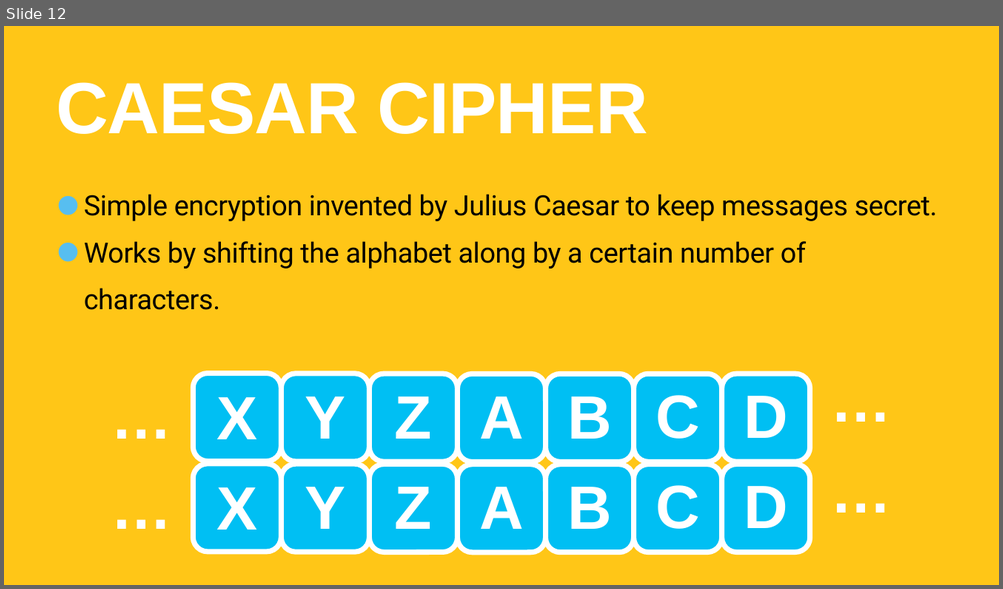
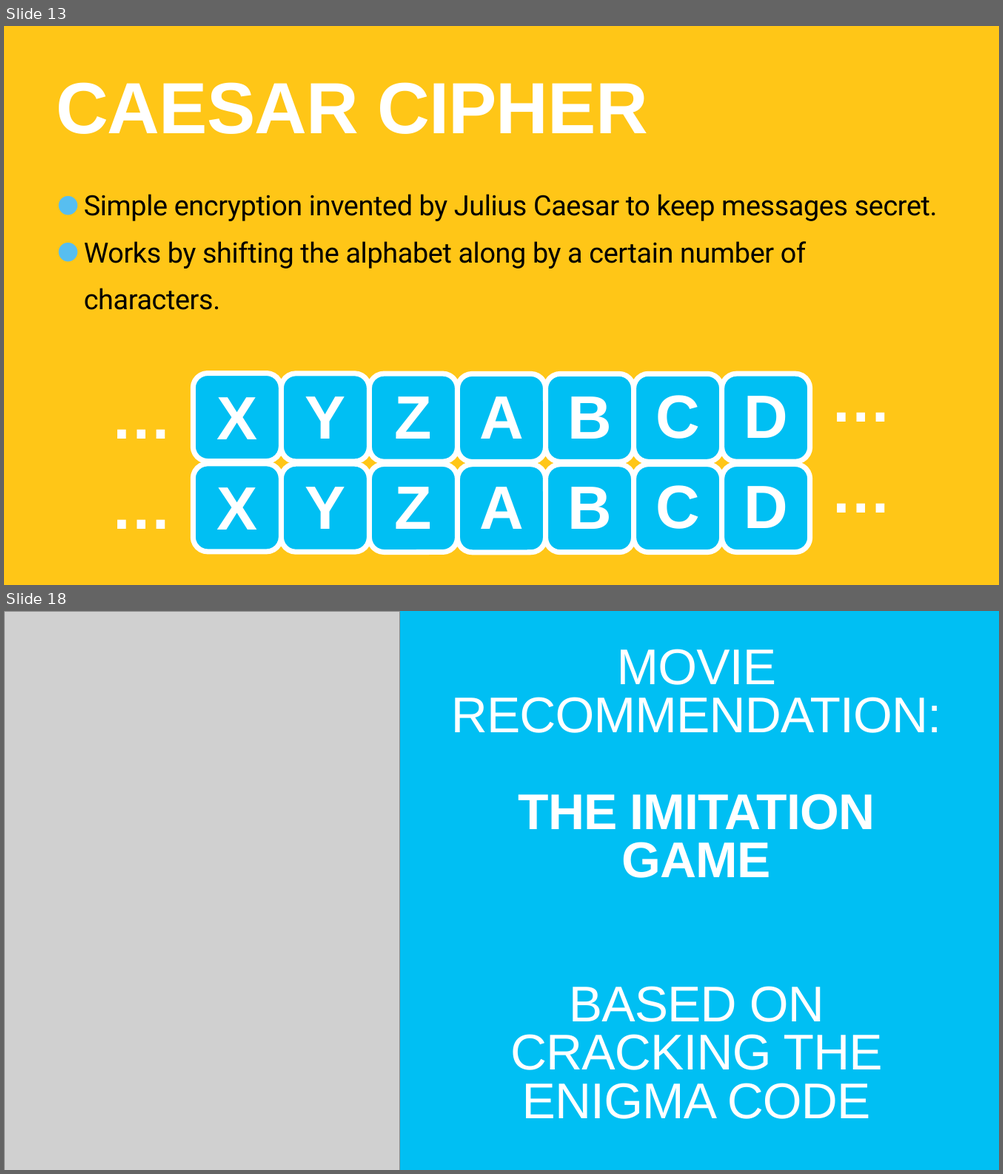
Before and after one commit to TommyWoodley/teaching, a slide deck: Y10/L2/L2.pptx. Shown one above the other, each under a label of ours: slide 12 before the commit, slides 13 and 18 after it; the slides between them are not shown. The pictures are 1003x589 and 1003x1174 pixels, drawn with LibreOffice and Linux fonts; fonts in the diff are those of the drawing; grey boxes stand for pictures. Boxes give left, top, right and bottom in pixels: in the first picture for what was removed or moved away, otherwise in the second. Text is boxed around its words. In the diff, an @@ line names an element or a change of style, - is before the commit and + after.

```diff
--- a/Y10/L2/L2.pptx
+++ b/Y10/L2/L2.pptx
@@ slide 18 added at [4,611,999,1170], background #00BFF3 @@
@@ picture added at [4,611,400,1170] @@
@@ text added at [451,649,941,1119], 97 pt, text #FFFFFF @@
+MOVIE RECOMMENDATION:
+THE IMITATION GAME
+BASED ON CRACKING THE ENIGMA CODE
@@ what was slide 12 is now slide 13 @@
```
Also in this commit, not shown: 2 slides changed, 7 other slides added, 9 other files.
